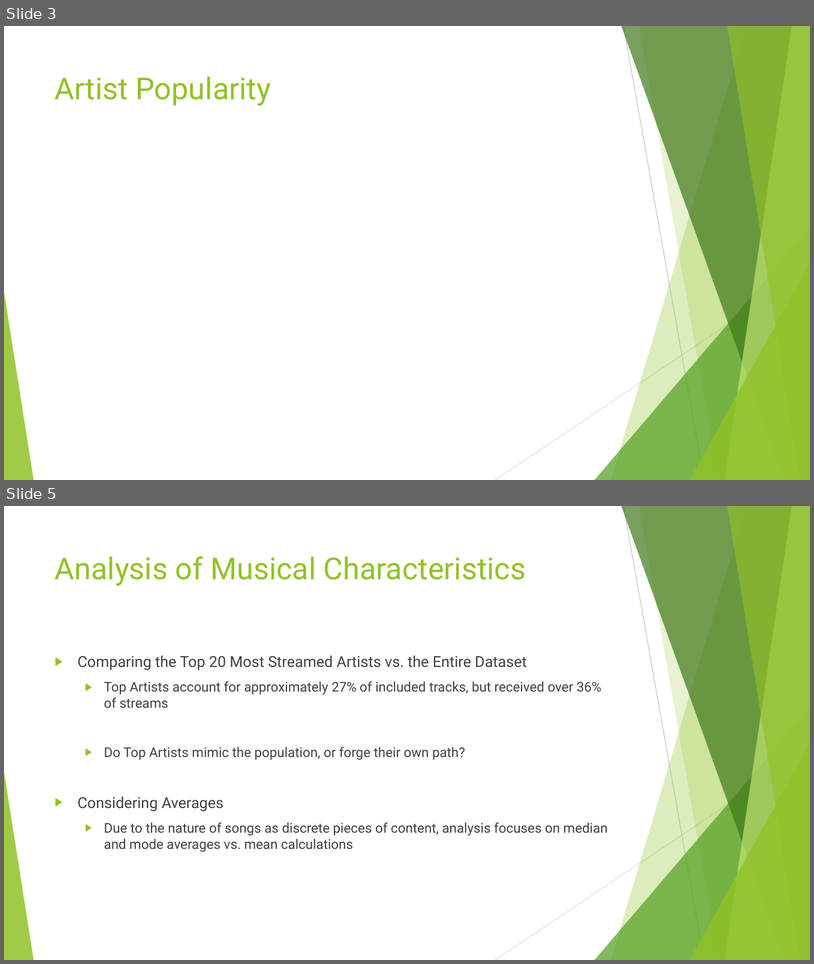
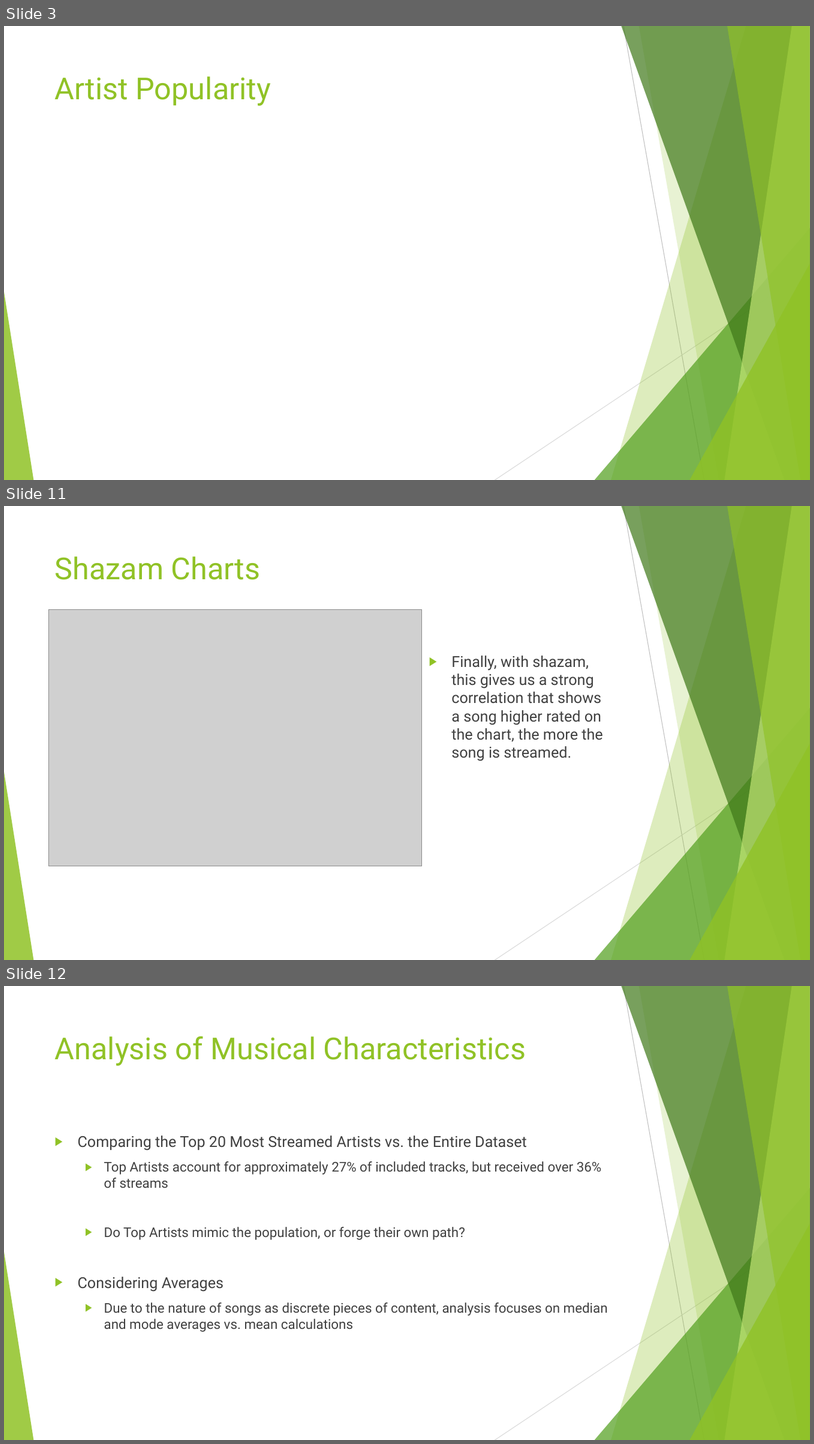
Before and after one commit to d6kramer/project-1-group-08, a slide deck: Project_1_Spotify_2023_Analysis.pptx. Shown one above the other, each under a label of ours: slides 3 and 5 before the commit, slides 3, 11 and 12 after it; the slides between them are not shown. The pictures are 814x964 and 814x1444 pixels, drawn with LibreOffice and Linux fonts; fonts in the diff are those of the drawing; grey boxes stand for pictures. Boxes give left, top, right and bottom in pixels: in the first picture for what was removed or moved away, otherwise in the second. Text is boxed around its words. In the diff, an @@ line names an element or a change of style, - is before the commit and + after.

```diff
--- a/Project_1_Spotify_2023_Analysis.pptx
+++ b/Project_1_Spotify_2023_Analysis.pptx
@@ slide 11 added at [4,506,810,960], background #FFFFFF; not listed: 10 template elements that a slide beside it also shows @@
@@ title added at [55,556,261,580], 36 pt, text #90C226 @@
+Shazam Charts
@@ picture added at [49,609,422,866] @@
@@ text added at [452,655,603,761], 18 pt, text #404040 @@
+▶ Finally, with shazam, this gives us a strong correlation that shows a song higher rated on the chart, the more the song is streamed.
@@ what was slide 5 is now slide 12 @@
```
Also in this commit, not shown: 1 slide changed, 6 other slides added, 2 other files.
